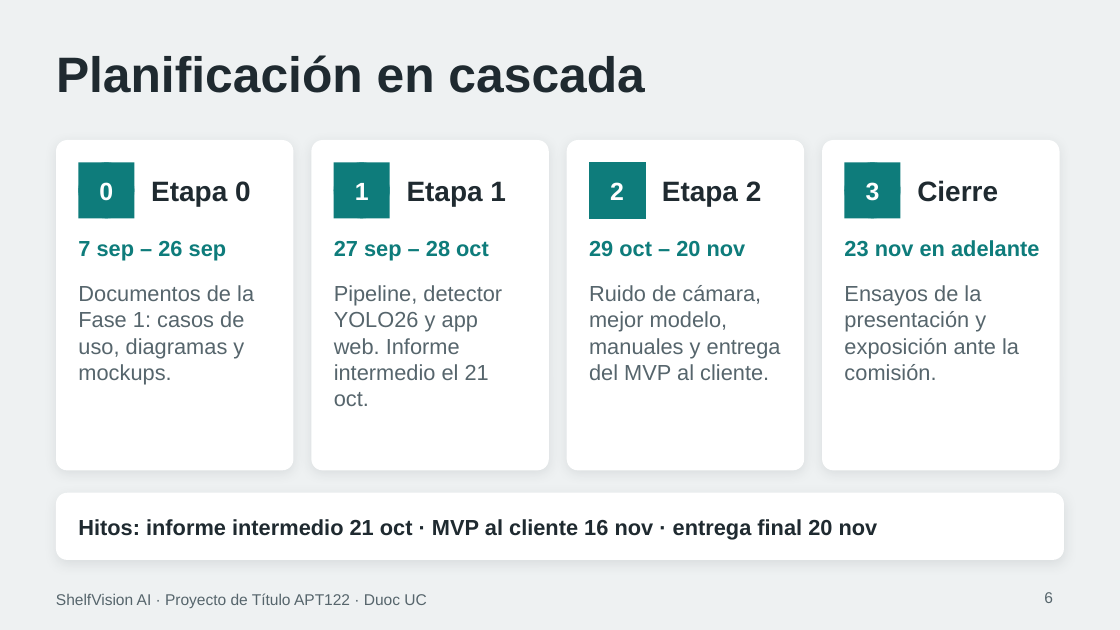
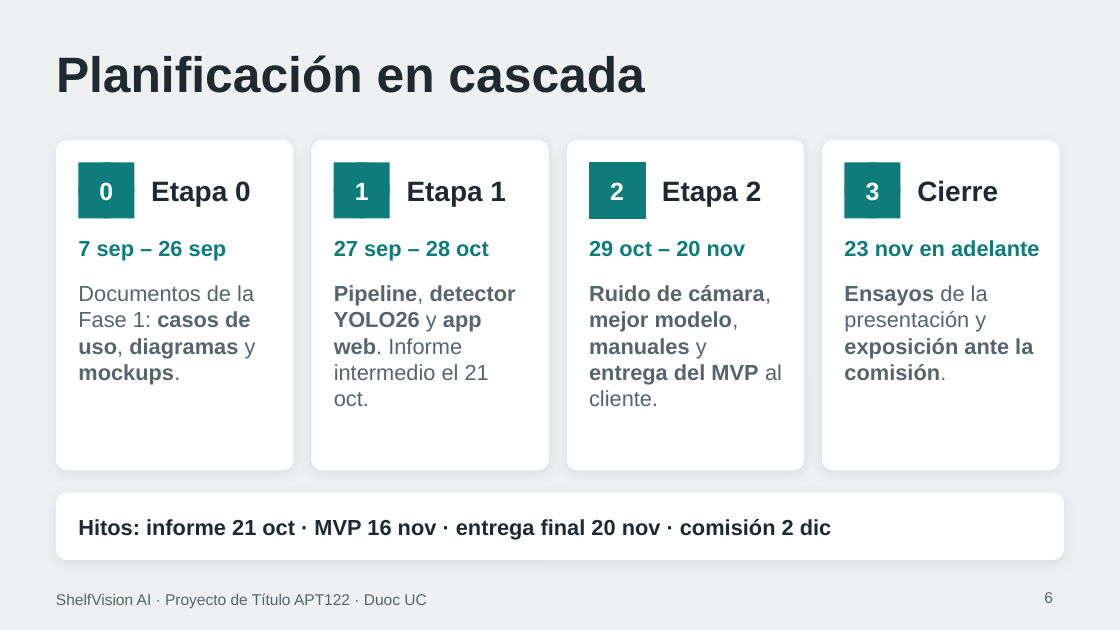
Before and after one commit to marcianabun/capstone, a slide deck: slide 6 of Fase 2/Evidencias Proyecto/Presentación Proyecto.pptx. Drawn at 1120x630 pixels with LibreOffice and Linux fonts; fonts in the diff are those of the drawing. Boxes give left, top, right and bottom in pixels: in the first picture for what was removed or moved away, otherwise in the second. Text is boxed around its words. In the diff, an @@ line names an element or a change of style, - is before the commit and + after.

Commit message:
docs: ajusta la presentación según el ensayo: alcance, datasets, negritas y logos (#107, #109)
Del ensayo del 2026-11-23: la lámina de alcance pasa a dos mitades (qué cubre y qué queda fuera) con frases cortas y el detalle en las notas; una lámina nueva con los 6 datasets y sus 37.887 fotos; negritas en las palabras clave; y logos en la lámina del stack. El diseño, las decisiones, los resultados y la retrospectiva no se cambian. La presentación pasa a 17 láminas. Revisada exportándola a PDF desde PowerPoint.

```diff
--- a/Fase 2/Evidencias Proyecto/Presentación Proyecto.pptx
+++ b/Fase 2/Evidencias Proyecto/Presentación Proyecto.pptx
@@ text "Documentos de la Fase 1: ..." at <box>78,285,256,384</box>: bold on in "casos de uso, diagramas mockups." @@
@@ text "Pipeline, detector YOLO26 y app ..." at <box>334,285,516,406</box>: bold on in "Pipeline, detector YOLO26 app web." @@
@@ text "Ruido de cámara, mejor modelo, ..." at <box>589,285,782,406</box>: bold on in "Ruido de cámara, mejor modelo, manuales entrega ..." @@
@@ text "Ensayos de la presentación y ..." at <box>844,285,1033,380</box>: bold on in "Ensayos exposición ante la comisión." @@
@@ text at <box>78,519,831,539</box>: text changed @@
-Hitos: informe intermedio 21 oct · MVP al cliente 16 nov · entrega final 20 nov
+Hitos: informe 21 oct · MVP 16 nov · entrega final 20 nov · comisión 2 dic
```
Also in this commit, not shown: 8 other slides changed, 1 slide added, 4 other files.
